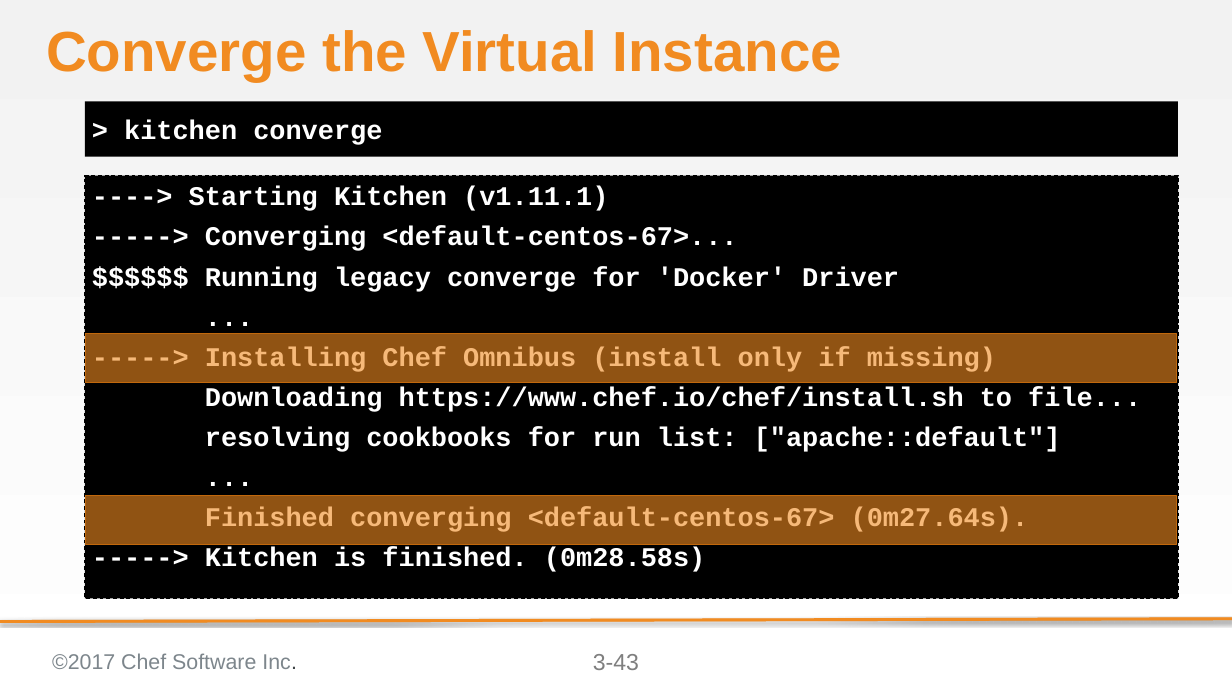
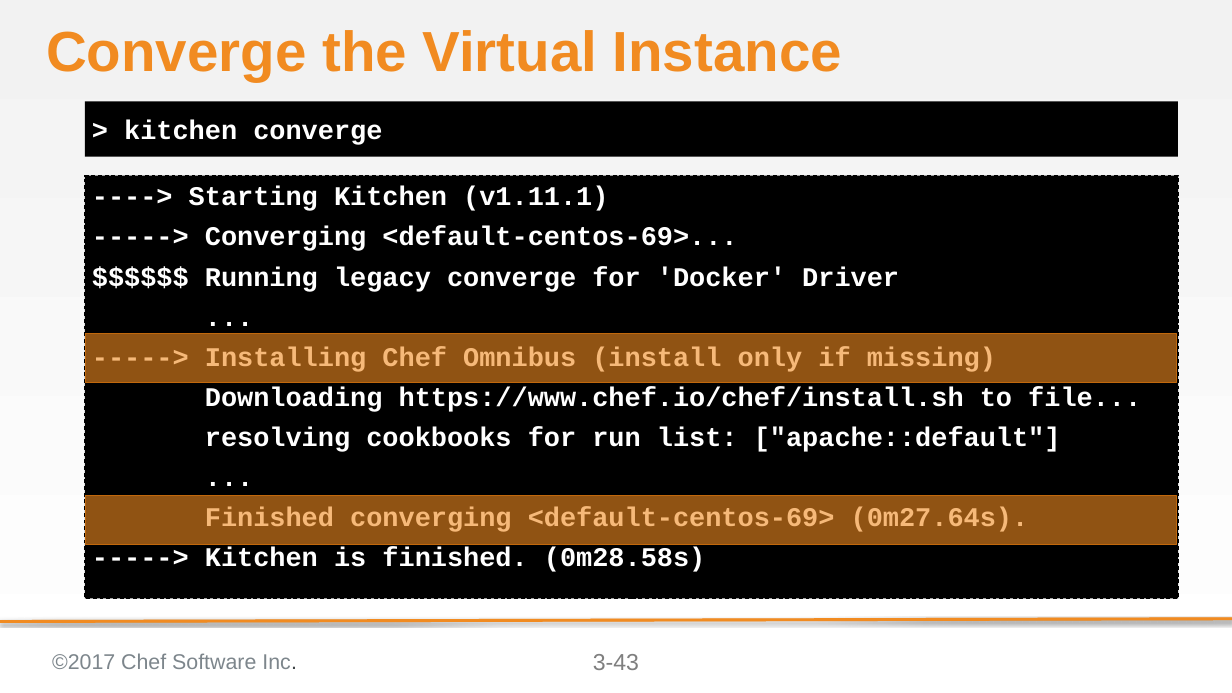
Before and after one commit to ericheiser/chef-intermediate, a slide deck: slide 43 of 03-writing_a_test_first.pptx. Drawn at 1232x693 pixels with LibreOffice and Linux fonts; fonts in the diff are those of the drawing; background and template pictures are left out. Boxes give left, top, right and bottom in pixels: in the first picture for what was removed or moved away, otherwise in the second. Text is boxed around its words. In the diff, an @@ line names an element or a change of style, - is before the commit and + after.

```diff
--- a/03-writing_a_test_first.pptx
+++ b/03-writing_a_test_first.pptx
@@ text at bbox=[205, 227, 737, 251]: text changed @@
------> Converging <default-centos-67>...
+-----> Converging <default-centos-69>...
@@ text at bbox=[205, 507, 1029, 532]: text changed @@
-Finished converging <default-centos-67> (0m27.64s).
+Finished converging <default-centos-69> (0m27.64s).
```
Also in this commit, not shown: 14 other slides changed.
